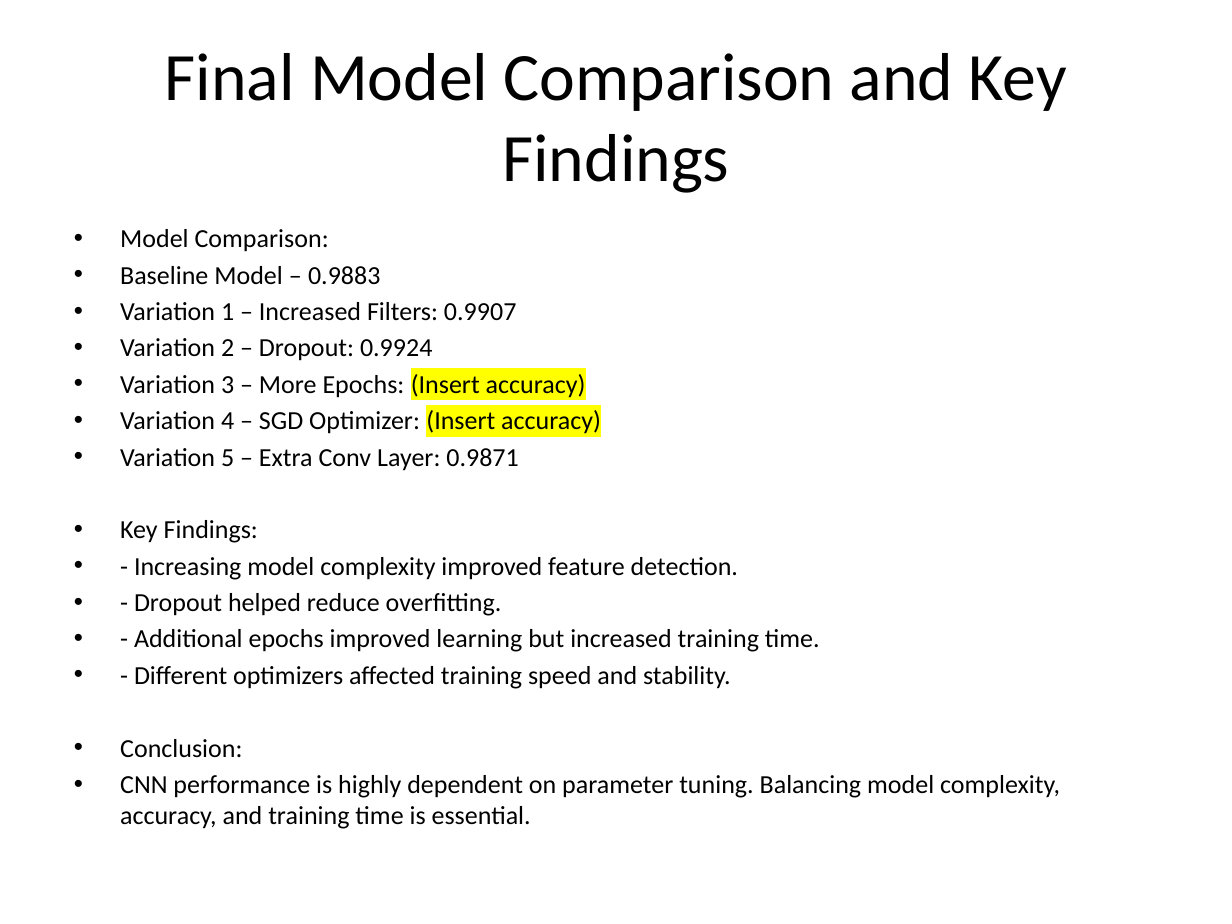
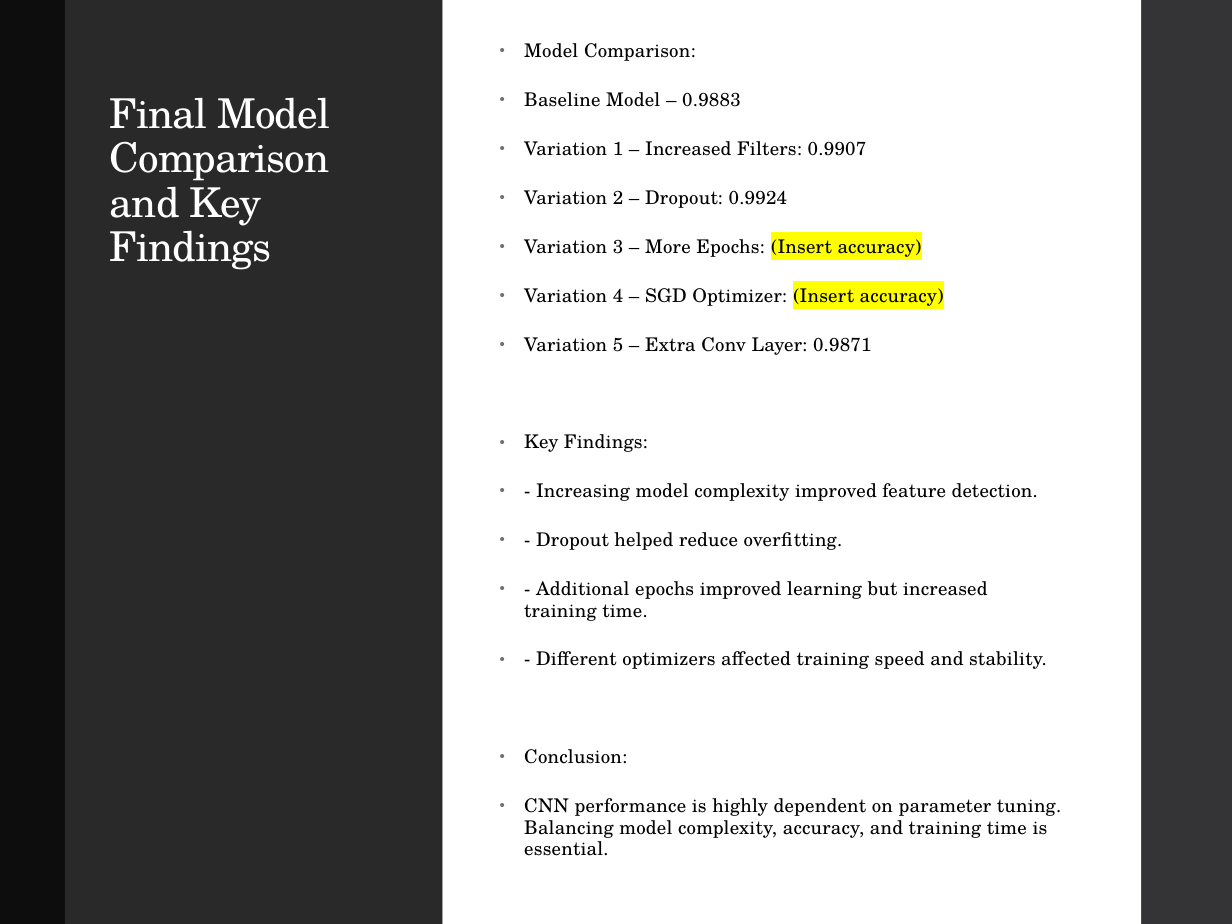
Before and after one commit to jamieridenour-rgb/IN501_Unit9, a slide deck: slide 8 of IN501_Ridenour_Kresser_Meadows_Mpianin_Galarza_Unit9_Assignment.pptx. Drawn at 1232x924 pixels with LibreOffice and Linux fonts; fonts in the diff are those of the drawing. Boxes give left, top, right and bottom in pixels: in the first picture for what was removed or moved away, otherwise in the second. Text is boxed around its words. In the diff, an @@ line names an element or a change of style, - is before the commit and + after.

Commit message:
Changed the theme of the powerpoint. Can revert back to original or something different I just wanted to spice it up a little bit.

```diff
--- a/IN501_Ridenour_Kresser_Meadows_Mpianin_Galarza_Unit9_Assignment.pptx
+++ b/IN501_Ridenour_Kresser_Meadows_Mpianin_Galarza_Unit9_Assignment.pptx
@@ rectangle added at [0,0,65,924], fill #0D0D0D @@
@@ rectangle added at [65,0,442,924], fill #292929 @@
@@ rectangle added at [442,0,1141,924], fill #FFFFFF @@
@@ rectangle added at [1135,0,1232,924], fill #353537 @@
@@ text "Model Comparison:": place and size @@
-text "Model Comparison:" at [120,229,1060,829]
+text "Model Comparison:" at [524,43,1061,856]
@@ text "Model Comparison:" at [524,43,1061,856]: size 15.2 to 11 pt, font Calibri to TeX Gyre Schola, letter spacing 0 to 0.1 pt; indent changed; line spacing 1 to 0.95; more space between paragraphs @@
@@ title "Final Model Comparison and Key ...": place and size @@
-title "Final Model Comparison and Key ..." at [165,53,1067,193]
+title "Final Model Comparison and Key ..." at [110,97,330,270]
@@ title "Final Model Comparison and Key ..." at [110,97,330,270]: size 39.6 to 24 pt, font Calibri to TeX Gyre Schola, text colour #000000 to #FFFFFF, letter spacing 0 to -0.5 pt; alignment centre to left; line spacing 1 to 0.9; vertical alignment middle to top @@
```
Also in this commit, not shown: 8 other slides changed.
